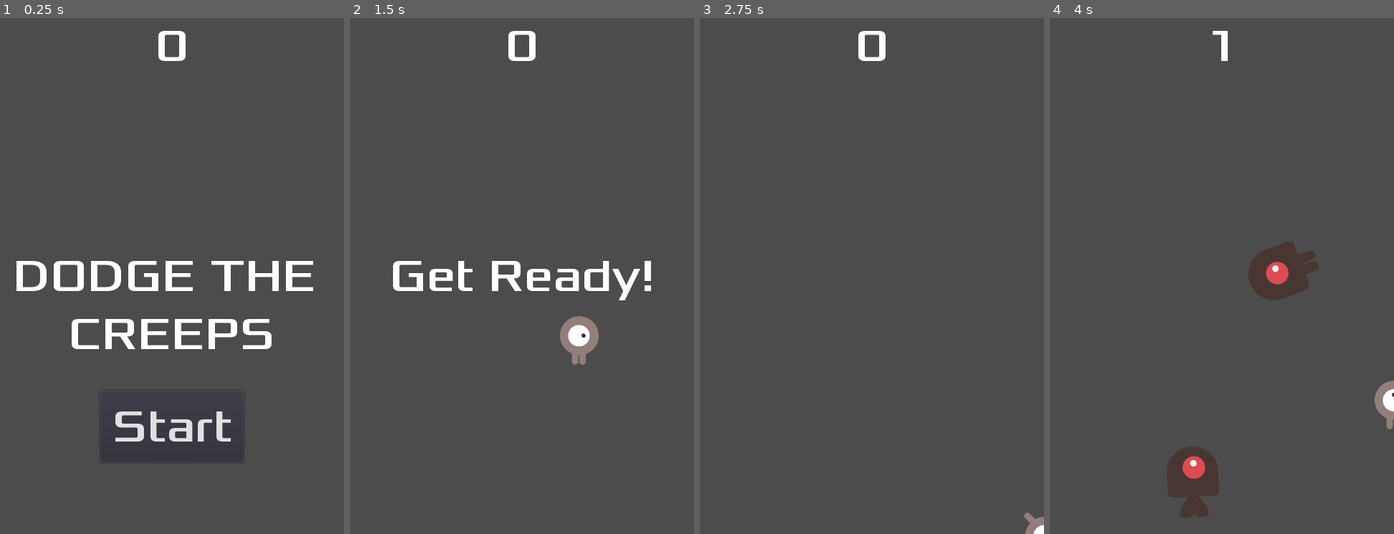
Above: before the commit, frames 1-4 (left to right).
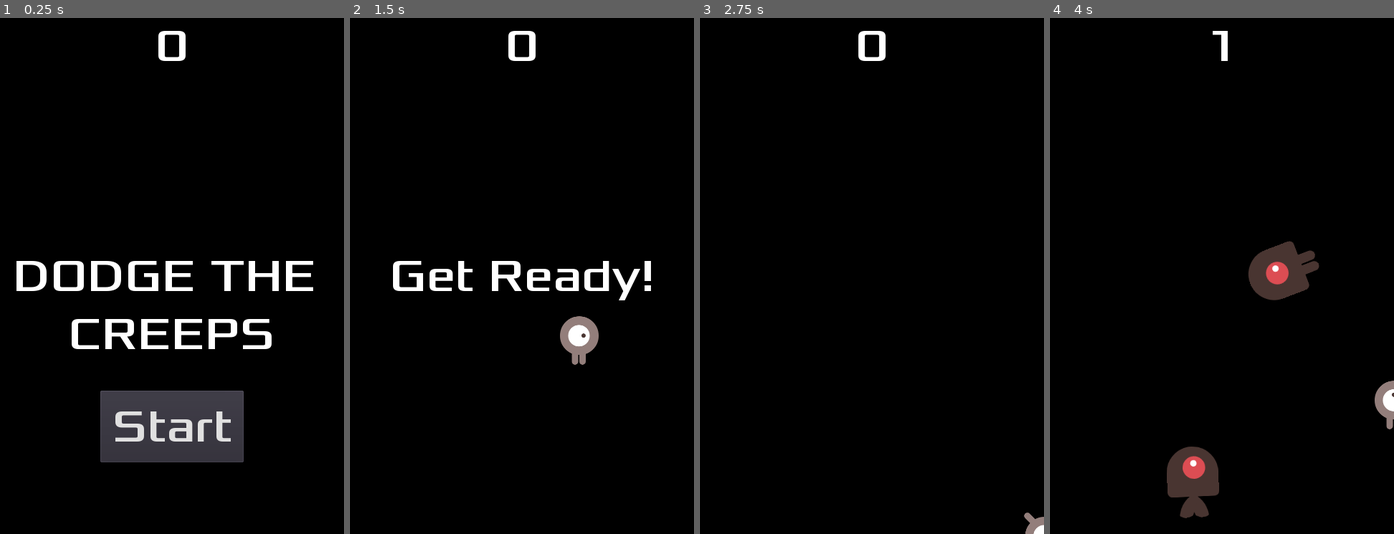
Above: after the commit, the same moments.

Repository: luiguip/Godot-First-Game
Game: Godot game, scene res://src/Main.tscn
Two runs of this game, one before a commit and one after it. Both use one fixed random seed, a clock stepped at 60 frames per second and the inputs below.
Inputs:
- Up to frame 1 (0.25 s): no input
- Up to frame 2 (1.5 s): click "Start" at 0.5 s; tap Enter at 1.25 s; hold Right (ui_right) from 1.28 s (still down)
- Up to frame 3 (2.75 s): release Right (ui_right) at 2.03 s; hold Down (ui_down) from 2.03 s (still down)
- Up to frame 4 (4 s): release Down (ui_down) at 2.78 s; hold Right (ui_right) 2.78-3.53 s; hold Up (ui_up) from 3.53 s (still down)

The runs differ from the first frame. In frame 1, 91% of the frame differs, in the area x 0-100%, y 0-100%; in frame 2, 97%; in frame 3, 100%; in frame 4, 96%.

Commit message:
added background

Diff:
--- a/src/Main.tscn
+++ b/src/Main.tscn
@@ -14,7 +14,16 @@
 script = ExtResource( 1 )
 Mob = ExtResource( 2 )
 
+[node name="ColorRect" type="ColorRect" parent="."]
+margin_right = 480.0
+margin_bottom = 720.0
+color = Color( 0, 0, 0, 1 )
+__meta__ = {
+"_edit_use_anchors_": false
+}
+
 [node name="Player" parent="." instance=ExtResource( 3 )]
+visible = false
 
 [node name="MobTimer" type="Timer" parent="."]
 wait_time = 0.5
